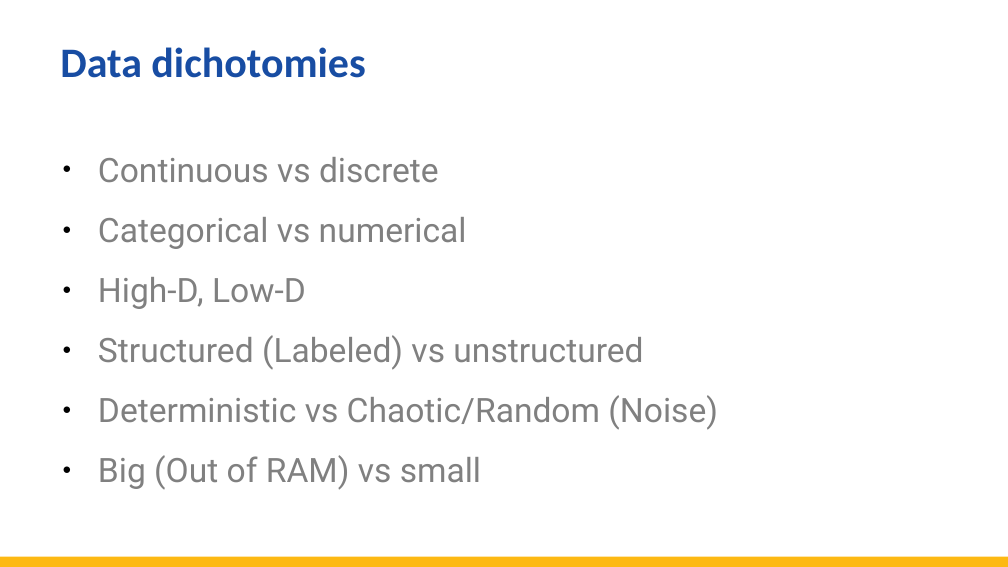
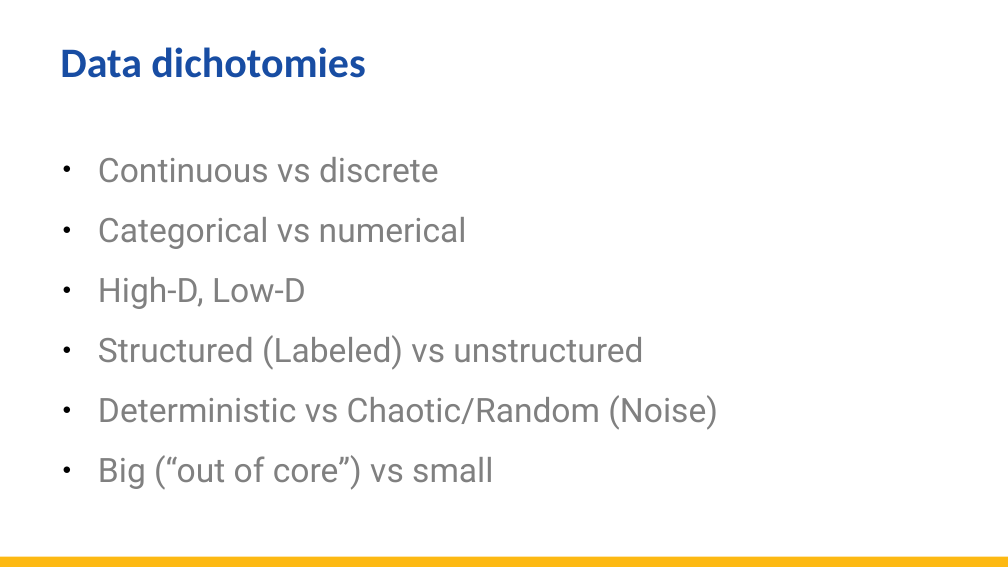
Before and after one commit to totalgood/dsdh, a slide deck: slide 4 of modules/L02/DHDS 40021 L2 Spreadsheet Data Science.pptx. Drawn at 1008x567 pixels with LibreOffice and Linux fonts; fonts in the diff are those of the drawing. Boxes give left, top, right and bottom in pixels: in the first picture for what was removed or moved away, otherwise in the second. Text is boxed around its words. In the diff, an @@ line names an element or a change of style, - is before the commit and + after.

```diff
--- a/modules/L02/DHDS 40021 L2 Spreadsheet Data Science.pptx
+++ b/modules/L02/DHDS 40021 L2 Spreadsheet Data Science.pptx
@@ text at [98,455,493,490]: text changed @@
-● Big (Out of RAM) vs small
+● Big (“out of core”) vs small
```
Also in this commit, not shown: 3 other slides changed, 2 slides added, 7 other files.
